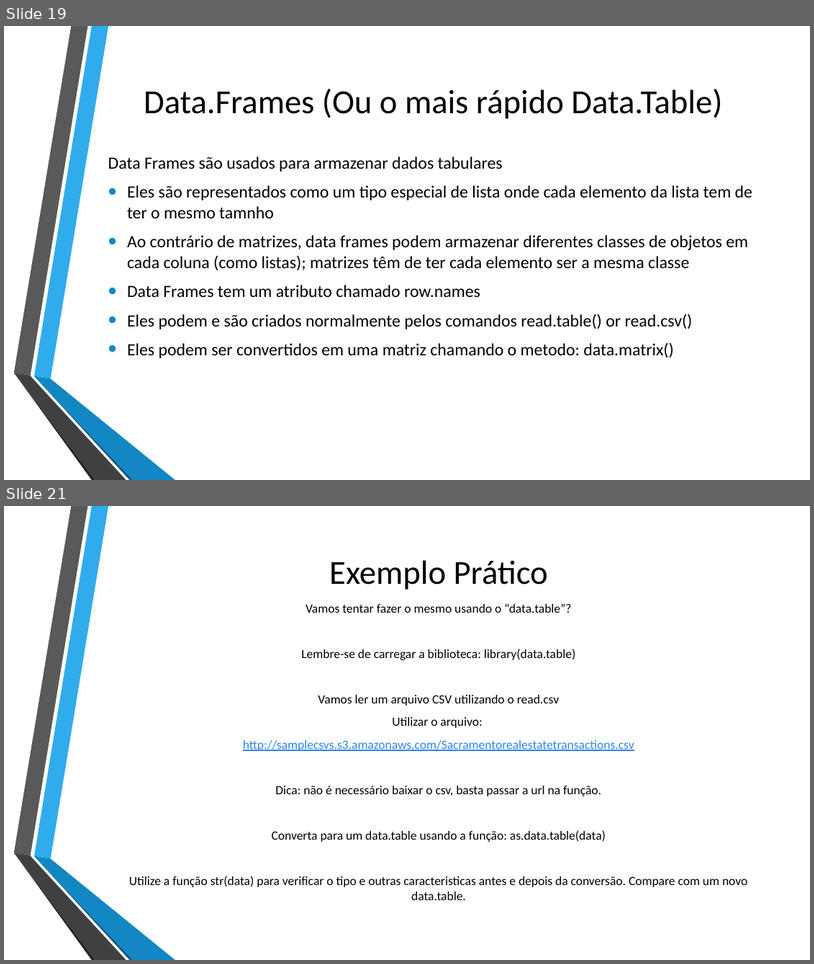
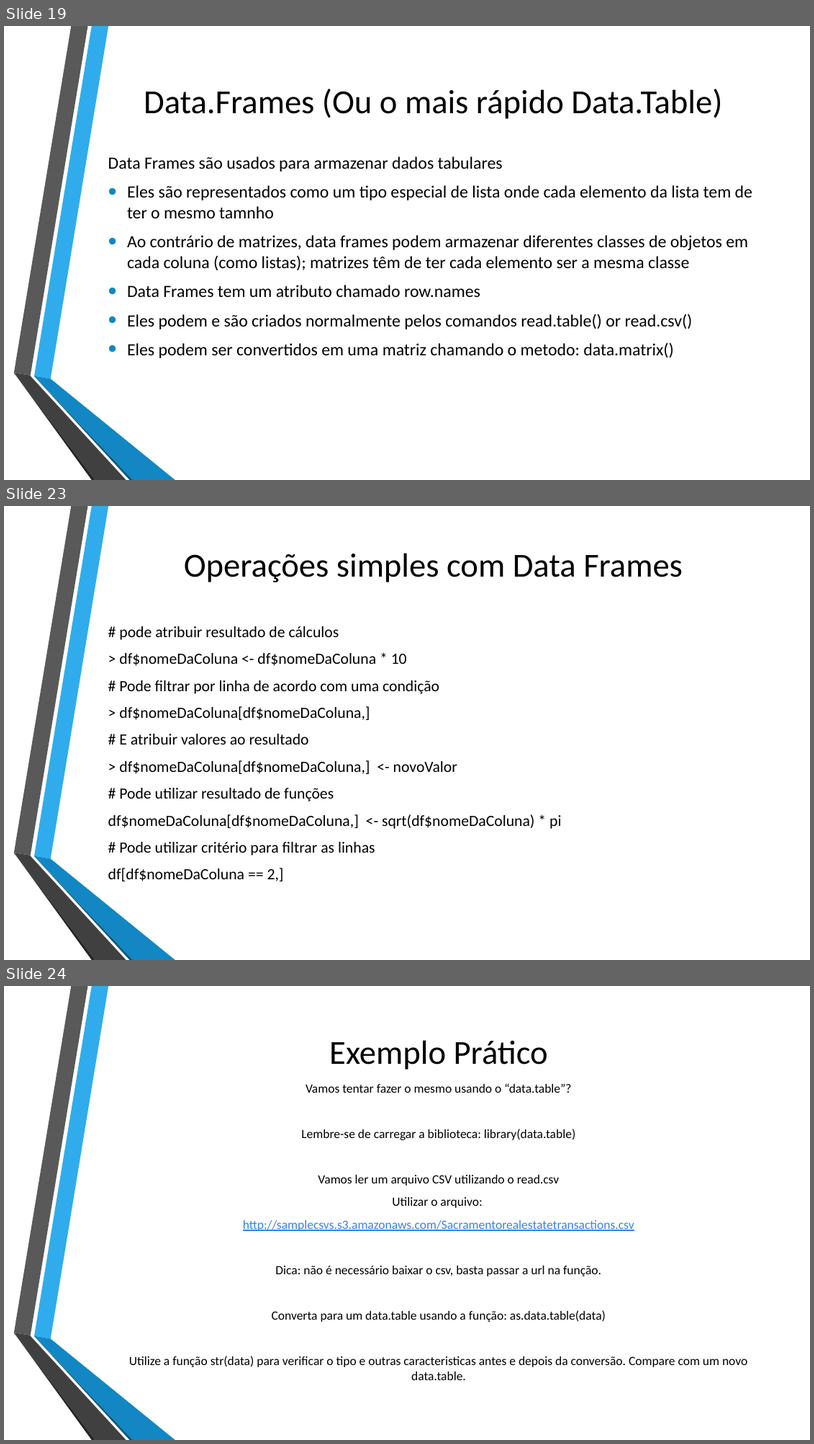
Before and after one commit to fabiocmazzo/workshop_fatec_ind, a slide deck: Apresentacao Linguagem R.pptx. Shown one above the other, each under a label of ours: slides 19 and 21 before the commit, slides 19, 23 and 24 after it; the slides between them are not shown. The pictures are 814x964 and 814x1444 pixels, drawn with LibreOffice and Linux fonts; fonts in the diff are those of the drawing; background and template pictures are left out. Boxes give left, top, right and bottom in pixels: in the first picture for what was removed or moved away, otherwise in the second. Text is boxed around its words. In the diff, an @@ line names an element or a change of style, - is before the commit and + after.

```diff
--- a/Apresentacao Linguagem R.pptx
+++ b/Apresentacao Linguagem R.pptx
@@ slide 23 added at [4, 506, 810, 960], background picture (left out); not listed: 6 template elements that a slide beside it also shows @@
@@ title added at [184, 553, 683, 582], 40 pt, text #000000 @@
+Operações simples com Data Frames
@@ text added at [108, 626, 561, 881], 18.6 pt, text #000000 @@
+# pode atribuir resultado de cálculos
+> df$nomeDaColuna <- df$nomeDaColuna * 10
+# Pode filtrar por linha de acordo com uma condição
+> df$nomeDaColuna[df$nomeDaColuna,]
+# E atribuir valores ao resultado
+> df$nomeDaColuna[df$nomeDaColuna,] <- novoValor
+# Pode utilizar resultado de funções
+df$nomeDaColuna[df$nomeDaColuna,] <- sqrt(df$nomeDaColuna) * pi
+# Pode utilizar critério para filtrar as linhas
+df[df$nomeDaColuna == 2,]
@@ what was slide 21 is now slide 24 @@
```
Also in this commit, not shown: 1 slide changed, 2 other slides added.
